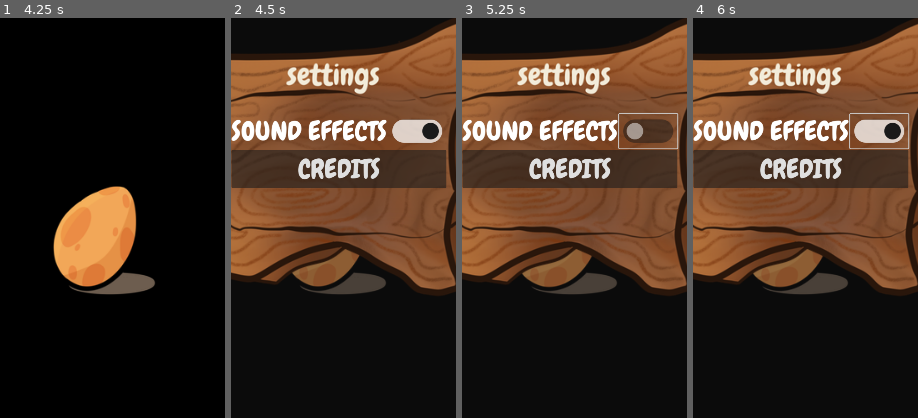
Above: before the commit, frames 1-4 (left to right).
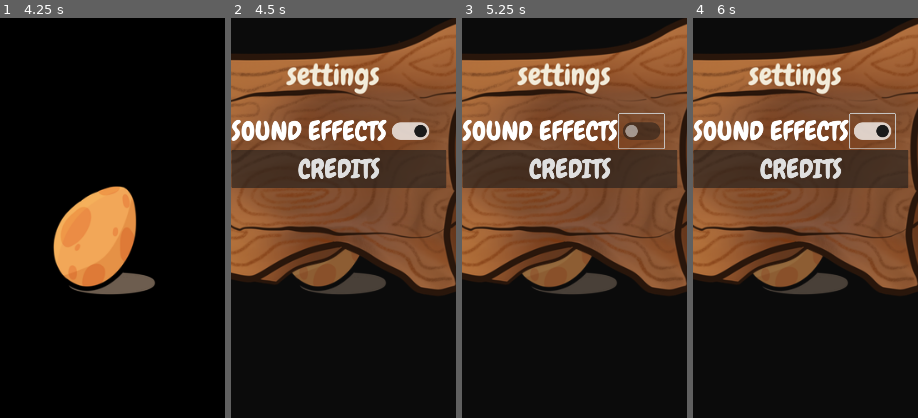
Above: after the commit, the same moments.

Repository: 100-Devs-1-Game/PocketTurtle
Game: Godot game, scene res://game/main/main.tscn
Two runs of this game, one before a commit and one after it. Both use one fixed random seed, a clock stepped at 60 frames per second and the inputs below.
Inputs (mouse positions are % of the whole screen's width and height, from its top left; square brackets give the same spot before the commit, where the layout moved):
- Up to frame 1 (4.25 s): tap Enter at 0.5, 2 s; move the mouse to (72, 45) at 0.52 s; click (72, 45) at 0.67 s; tap Space at 1.25 s; move the mouse to (30, 55) at 1.27 s; click (30, 55) at 1.42 s; move the mouse to (60, 28) at 2.02 s; click (60, 28) at 2.17 s; click (48, 50) at 2.75 s; click "OKAY!" at 3.5 s
- Up to frame 2 (4.5 s): click (48, 50) at 4.25 s
- Up to frame 3 (5.25 s): click (64, 44) [66, 44] at 5 s
- Up to frame 4 (6 s): click (64, 44) [66, 44] at 5.75 s
The pictures show only the part of the screen within x 24-74%, y 29-79%; the shares and areas given below are measured in that part.

Frame 1 is identical in both runs. In frame 2, 0.7% of the frame differs, in the area x 71-94%, y 25-32%; in frame 3, 0.8%; in frame 4, 0.8%, in the area x 71-97%, y 23-33%.

Commit message:
Fixes issues with missing DPI texture

Diff:
--- /dev/null
+++ b/src/assets/svg/toggle_off.svg
@@ -0,0 +1 @@
+<svg xmlns="http://www.w3.org/2000/svg" width="32" height="16"><g fill-opacity=".5"><rect width="30" height="14" x="1" y="1" fill="#1a1a1a" rx="7"/><circle cx="8" cy="8" r="5" fill="#fff"/></g></svg>
--- /dev/null
+++ b/src/assets/svg/toggle_on.svg
@@ -0,0 +1 @@
+<svg xmlns="http://www.w3.org/2000/svg" width="32" height="16"><rect width="30" height="14" x="1" y="1" fill="#fff" fill-opacity=".75" rx="7"/><circle cx="24" cy="8" r="5" fill="#1a1a1a"/></svg>
--- a/src/game/data/ui/checkbutton_checked.tres
+++ /dev/null
@@ -1,6 +0,0 @@
-[gd_resource type="DPITexture" format=3 uid="uid://carig35q065ri"]
-
-[resource]
-_source = "<svg xmlns=\"http://www.w3.org/2000/svg\" width=\"32\" height=\"16\"><rect width=\"30\" height=\"14\" x=\"1\" y=\"1\" fill=\"#fff\" fill-opacity=\".75\" rx=\"7\"/><circle cx=\"24\" cy=\"8\" r=\"5\" fill=\"#1a1a1a\"/></svg>
-"
-base_scale = 4.0
--- a/src/game/data/ui/checkbutton_unchecked.tres
+++ /dev/null
@@ -1,6 +0,0 @@
-[gd_resource type="DPITexture" format=3 uid="uid://dkkoke5ghs0rf"]
-
-[resource]
-_source = "<svg xmlns=\"http://www.w3.org/2000/svg\" width=\"32\" height=\"16\"><g fill-opacity=\".5\"><rect width=\"30\" height=\"14\" x=\"1\" y=\"1\" fill=\"#1a1a1a\" rx=\"7\"/><circle cx=\"8\" cy=\"8\" r=\"5\" fill=\"#fff\"/></g></svg>
-"
-base_scale = 4.0
--- a/src/game/settings_menu/settings_menu.tscn
+++ b/src/game/settings_menu/settings_menu.tscn
@@ -3,15 +3,15 @@
 [ext_resource type="Texture2D" uid="uid://3ncmywe0t4qu" path="res://assets/Art Assets/UI/settings_background.png" id="1_h77k3"]
 [ext_resource type="Script" uid="uid://b448m43s886lk" path="res://game/settings_menu/settings_menu.gd" id="1_r7u86"]
 [ext_resource type="FontFile" uid="uid://co7bol411m67c" path="res://assets/Font/Chewy-Regular.ttf" id="3_8m0rt"]
-[ext_resource type="Texture2D" uid="uid://carig35q065ri" path="res://game/data/ui/checkbutton_checked.tres" id="4_g2x4v"]
-[ext_resource type="Texture2D" uid="uid://dkkoke5ghs0rf" path="res://game/data/ui/checkbutton_unchecked.tres" id="5_pnu0s"]
+[ext_resource type="Texture2D" uid="uid://dxqp42v6dfdri" path="res://assets/svg/toggle_on.svg" id="4_pnu0s"]
+[ext_resource type="Texture2D" uid="uid://2a82tadah1r0" path="res://assets/svg/toggle_off.svg" id="5_00sfl"]
 
 [sub_resource type="StyleBoxFlat" id="StyleBoxFlat_pnu0s"]
 content_margin_left = 4.0
 content_margin_top = 4.0
 content_margin_right = 4.0
 content_margin_bottom = 4.0
-bg_color = Color(0.4045111, 0.40451115, 0.4045111, 0.6)
+bg_color = Color(0.404511, 0.404511, 0.404511, 0.6)
 corner_radius_top_left = 3
 corner_radius_top_right = 3
 corner_radius_bottom_right = 3
@@ -38,11 +38,11 @@
 offset_bottom = 1920.0
 grow_horizontal = 2
 grow_vertical = 2
-color = Color(0.09803922, 0.09803922, 0.09803922, 0.43137255)
+color = Color(0.0980392, 0.0980392, 0.0980392, 0.431373)
 
 [node name="SettingsBackground" type="Sprite2D" parent="."]
 position = Vector2(538.5, 903)
-scale = Vector2(2.1152344, 2.0722656)
+scale = Vector2(2.11523, 2.07227)
 texture = ExtResource("1_h77k3")
 
 [node name="TextureButton" type="TextureButton" parent="."]
@@ -71,8 +71,8 @@
 
 [node name="CheckButton" type="CheckButton" parent="VBoxContainer/GridContainer"]
 layout_mode = 2
-theme_override_icons/checked = ExtResource("4_g2x4v")
-theme_override_icons/unchecked = ExtResource("5_pnu0s")
+theme_override_icons/checked = ExtResource("4_pnu0s")
+theme_override_icons/unchecked = ExtResource("5_00sfl")
 
 [node name="CreditsShowButton" type="Button" parent="VBoxContainer"]
 layout_mode = 2
@@ -96,7 +96,7 @@
 anchor_bottom = 1.0
 grow_horizontal = 2
 grow_vertical = 2
-color = Color(0.043039158, 0.04303915, 0.04303915, 0.43137255)
+color = Color(0.0430392, 0.0430392, 0.0430392, 0.431373)
 
 [node name="PanelContainer" type="PanelContainer" parent="CreditsContainer"]
 layout_mode = 1
@@ -106,9 +106,9 @@
 anchor_right = 0.5
 anchor_bottom = 0.5
 offset_left = -507.0
-offset_top = -526.2532
+offset_top = -526.253
 offset_right = 507.0
-offset_bottom = 526.2532
+offset_bottom = 526.253
 grow_horizontal = 2
 grow_vertical = 2
 
@@ -125,7 +125,7 @@
 [node name="RichTextLabel" type="RichTextLabel" parent="CreditsContainer/PanelContainer/MarginContainer/VBoxContainer"]
 layout_mode = 2
 size_flags_vertical = 3
-theme_override_colors/default_color = Color(0.8509804, 0.7647059, 0.6745098, 1)
+theme_override_colors/default_color = Color(0.85098, 0.764706, 0.67451, 1)
 theme_override_fonts/normal_font = ExtResource("3_8m0rt")
 theme_override_font_sizes/normal_font_size = 64
 theme_override_font_sizes/bold_font_size = 64
--- a/src/game/turtle/turtle_visual.gd
+++ b/src/game/turtle/turtle_visual.gd
@@ -116,7 +116,6 @@
 
 
 func wash_turtle() -> void:
-	animation_player.stop()
 	fidget_timer.stop()
 	fx_animation_player.play("wash")
 	await fx_animation_player.animation_finished
@@ -124,7 +123,6 @@
 
 
 func pet_turtle() -> void:
-	animation_player.stop()
 	fidget_timer.stop()
 
 	var animation_name: String
--- a/src/game/turtle/turtle_visual.tscn
+++ b/src/game/turtle/turtle_visual.tscn
@@ -129,7 +129,7 @@
 tracks/0/interp = 1
 tracks/0/loop_wrap = true
 tracks/0/keys = {
-"times": PackedFloat32Array(0, 0.99),
+"times": PackedFloat32Array(0, 1),
 "transitions": PackedFloat32Array(1, 1),
 "update": 1,
 "values": [2, 0]
@@ -174,7 +174,7 @@
 tracks/1/interp = 1
 tracks/1/loop_wrap = true
 tracks/1/keys = {
-"times": PackedFloat32Array(0.033333335, 6.5),
+"times": PackedFloat32Array(0.0333333, 6.5),
 "transitions": PackedFloat32Array(1, 1),
 "update": 1,
 "values": [false, true]
@@ -198,7 +198,7 @@
 tracks/3/interp = 1
 tracks/3/loop_wrap = true
 tracks/3/keys = {
-"times": PackedFloat32Array(0, 0.20000005, 1.7, 3.7),
+"times": PackedFloat32Array(0, 0.2, 1.7, 3.7),
 "transitions": PackedFloat32Array(1, 1, 1, 1),
 "update": 1,
 "values": [0, 1, 2, 3]
@@ -355,7 +355,7 @@
 tracks/0/interp = 1
 tracks/0/loop_wrap = true
 tracks/0/keys = {
-"times": PackedFloat32Array(0, 0.24999997, 0.44999996, 0.59999996, 0.74999994, 0.9),
+"times": PackedFloat32Array(0, 0.25, 0.45, 0.6, 0.75, 0.9),
 "transitions": PackedFloat32Array(1, 1, 1, 1, 1, 1),
 "update": 1,
 "values": [3, 4, 5, 6, 7, 0]
@@ -477,6 +477,10 @@
 &"wash": SubResource("Animation_uxv32")
 }
 
+[sub_resource type="Animation" id="Animation_038u5"]
+resource_name = "RESET"
+step = 0.1
+
 [sub_resource type="Animation" id="Animation_j582v"]
 resource_name = "carrot"
 step = 0.1
@@ -603,10 +607,6 @@
 "update": 1,
 "values": [true, false]
 }
-
-[sub_resource type="Animation" id="Animation_038u5"]
-resource_name = "RESET"
-step = 0.1
 
 [sub_resource type="AnimationLibrary" id="AnimationLibrary_78e11"]
 _data = {
@@ -782,6 +782,7 @@
 z_index = 1
 
 [node name="Egg" type="AnimatedSprite2D" parent="Sprites"]
+visible = false
 position = Vector2(0, 93)
 sprite_frames = SubResource("SpriteFrames_wbdr3")
 animation = &"egg_crack"
@@ -791,7 +792,7 @@
 [node name="Baby" type="AnimatedSprite2D" parent="Sprites"]
 visible = false
 sprite_frames = ExtResource("13_7ayib")
-frame = 3
+frame = 2
 speed_scale = 0.0
 
 [node name="Adult" type="AnimatedSprite2D" parent="Sprites"]
@@ -829,14 +830,14 @@
 visible = false
 sprite_frames = SubResource("SpriteFrames_xxig1")
 autoplay = "default"
-frame_progress = 0.3292671
+frame_progress = 0.329267
 
 [node name="Passing" type="AnimatedSprite2D" parent="FX"]
 visible = false
 z_index = 2
 z_as_relative = false
 sprite_frames = SubResource("SpriteFrames_dvho3")
-frame_progress = 0.12499174
+frame_progress = 0.124992
 
 [node name="Audio" type="Node" parent="."]
 
--- a/src/game/turtle_controls.tscn
+++ /dev/null
@@ -1,80 +0,0 @@
-[gd_scene load_steps=9 format=3 uid="uid://cpkbphum4uddk"]
-
-[ext_resource type="Script" path="res://game/main/turtle_controls.gd" id="1_3gg7p"]
-[ext_resource type="Texture2D" uid="uid://m8hfc6vry8va" path="res://assets/Art Assets/UI/Buttons/feed_on.png" id="2_5ikr5"]
-[ext_resource type="Texture2D" uid="uid://cd8l38110b3r7" path="res://assets/Art Assets/UI/Buttons/feed_off.png" id="3_yhjr2"]
-[ext_resource type="Texture2D" uid="uid://tk071nqpoesn" path="res://assets/Art Assets/UI/Buttons/pet_on.png" id="4_ntys2"]
-[ext_resource type="Texture2D" uid="uid://b68ho6sj1wdj0" path="res://assets/Art Assets/UI/Buttons/pet_off.png" id="5_lwrs1"]
-[ext_resource type="Texture2D" uid="uid://dch8toh2ycaxq" path="res://assets/Art Assets/UI/Buttons/wash_on.png" id="6_ml7px"]
-[ext_resource type="Texture2D" uid="uid://cje4jxv0c04wi" path="res://assets/Art Assets/UI/Buttons/wash_off.png" id="7_fxci3"]
-[ext_resource type="FontFile" uid="uid://co7bol411m67c" path="res://assets/Font/Chewy-Regular.ttf" id="8_d3b2u"]
-
-[node name="TurtleControls" type="CanvasLayer" node_paths=PackedStringArray("turtle_name_edit", "button_controls", "eat_button", "pet_button", "wash_button")]
-script = ExtResource("1_3gg7p")
-turtle_name_edit = NodePath("Controls/NameLineEdit")
-button_controls = NodePath("Controls/ButtonControls")
-eat_button = NodePath("Controls/ButtonControls/EatButton")
-pet_button = NodePath("Controls/ButtonControls/PetButton")
-wash_button = NodePath("Controls/ButtonControls/WashButton")
-
-[node name="Controls" type="Control" parent="."]
-layout_mode = 3
-anchors_preset = 15
-anchor_right = 1.0
-anchor_bottom = 1.0
-grow_horizontal = 2
-grow_vertical = 2
-size_flags_vertical = 8
-
-[node name="ButtonControls" type="HBoxContainer" parent="Controls"]
-layout_mode = 1
-anchors_preset = 7
-anchor_left = 0.5
-anchor_top = 1.0
-anchor_right = 0.5
-anchor_bottom = 1.0
-offset_left = -398.0
-offset_top = -681.0
-offset_right = 1146.0
-offset_bottom = -169.0
-grow_horizontal = 2
-grow_vertical = 0
-scale = Vector2(0.5, 0.5)
-alignment = 1
-
-[node name="EatButton" type="TextureButton" parent="Controls/ButtonControls"]
-layout_mode = 2
-size_flags_horizontal = 4
-size_flags_vertical = 4
-texture_normal = ExtResource("2_5ikr5")
-texture_disabled = ExtResource("3_yhjr2")
-
-[node name="PetButton" type="TextureButton" parent="Controls/ButtonControls"]
-layout_mode = 2
-size_flags_horizontal = 4
-size_flags_vertical = 0
-texture_normal = ExtResource("4_ntys2")
-texture_disabled = ExtResource("5_lwrs1")
-
-[node name="WashButton" type="TextureButton" parent="Controls/ButtonControls"]
-layout_mode = 2
-size_flags_horizontal = 4
-size_flags_vertical = 0
-texture_normal = ExtResource("6_ml7px")
-texture_disabled = ExtResource("7_fxci3")
-
-[node name="NameLineEdit" type="LineEdit" parent="Controls"]
-layout_mode = 1
-anchors_preset = 5
-anchor_left = 0.5
-anchor_right = 0.5
-offset_left = -196.0
-offset_top = 101.0
-offset_right = 196.0
-offset_bottom = 302.0
-grow_horizontal = 2
-theme_override_fonts/font = ExtResource("8_d3b2u")
-theme_override_font_sizes/font_size = 150
-text = "Tortle"
-alignment = 1
-expand_to_text_length = true
--- a/src/project.godot
+++ b/src/project.godot
@@ -12,8 +12,8 @@
 
 config/name="Pocket Turtle"
 run/main_scene="uid://ck6nj6xklvev3"
-config/features=PackedStringArray("4.5", "GL Compatibility")
-boot_splash/bg_color=Color(0.14117648, 0.14117648, 0.14117648, 0)
+config/features=PackedStringArray("4.4", "GL Compatibility")
+boot_splash/bg_color=Color(0.141176, 0.141176, 0.141176, 0)
 boot_splash/show_image=false
 boot_splash/fullsize=false
 boot_splash/use_filter=false
Not shown, added: src/assets/svg/toggle_off.svg.import
Not shown, added: src/assets/svg/toggle_on.svg.import
